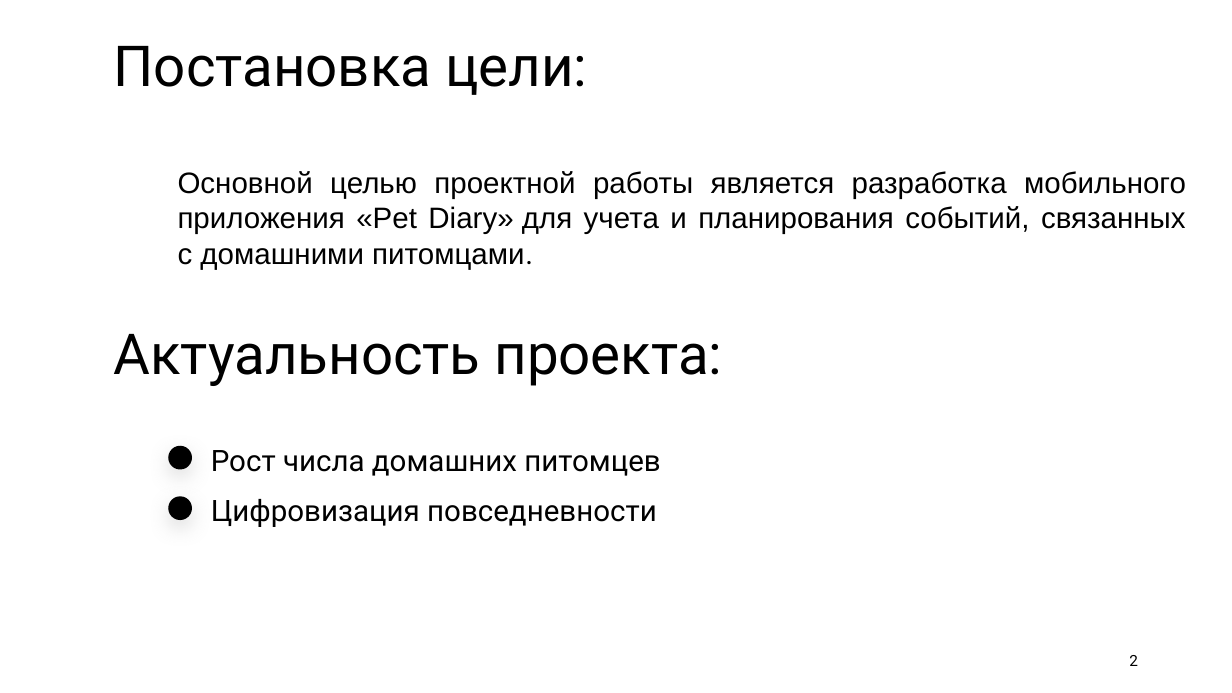
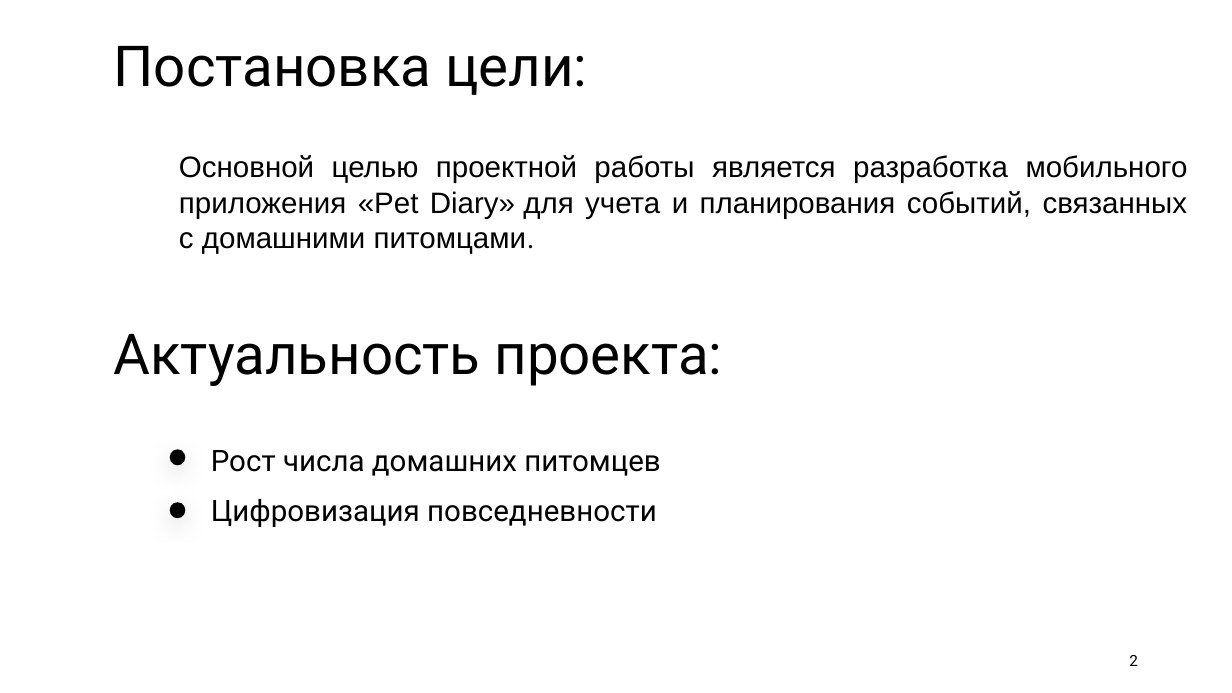
Before and after one commit to kattrin0/petDiarry_, a slide deck: slide 2 of documentation/презентация_PetDiary.pptx. Drawn at 1232x693 pixels with LibreOffice and Linux fonts; fonts in the diff are those of the drawing. Boxes give left, top, right and bottom in pixels: in the first picture for what was removed or moved away, otherwise in the second. Text is boxed around its words. In the diff, an @@ line names an element or a change of style, - is before the commit and + after.

```diff
--- a/documentation/презентация_PetDiary.pptx
+++ b/documentation/презентация_PetDiary.pptx
@@ text "Основной целью проектной работы является ...": place and size @@
-text "Основной целью проектной работы является ..." at [178, 171, 1186, 269]
+text "Основной целью проектной работы является ..." at [179, 155, 1188, 254]
@@ ellipse: place and size @@
-ellipse at [168, 445, 192, 470]
+ellipse at [170, 449, 186, 465]
@@ ellipse: place and size @@
-ellipse at [168, 496, 192, 520]
+ellipse at [170, 503, 186, 518]
```
Also in this commit, not shown: 5 other slides changed, 2 slides added, 2 slides removed.
